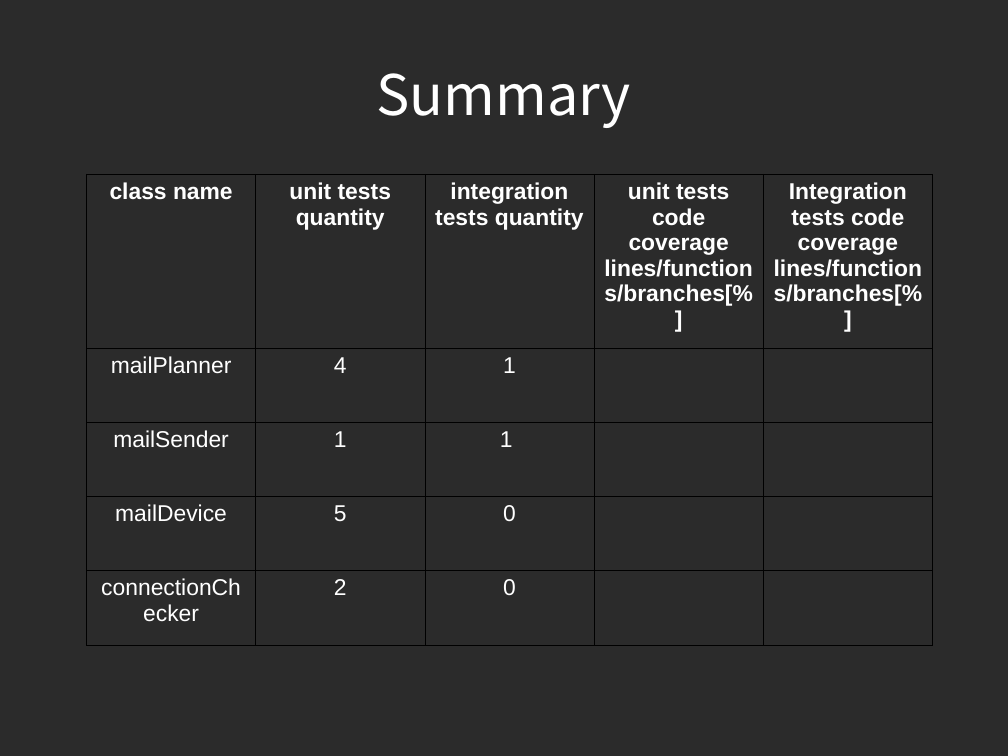
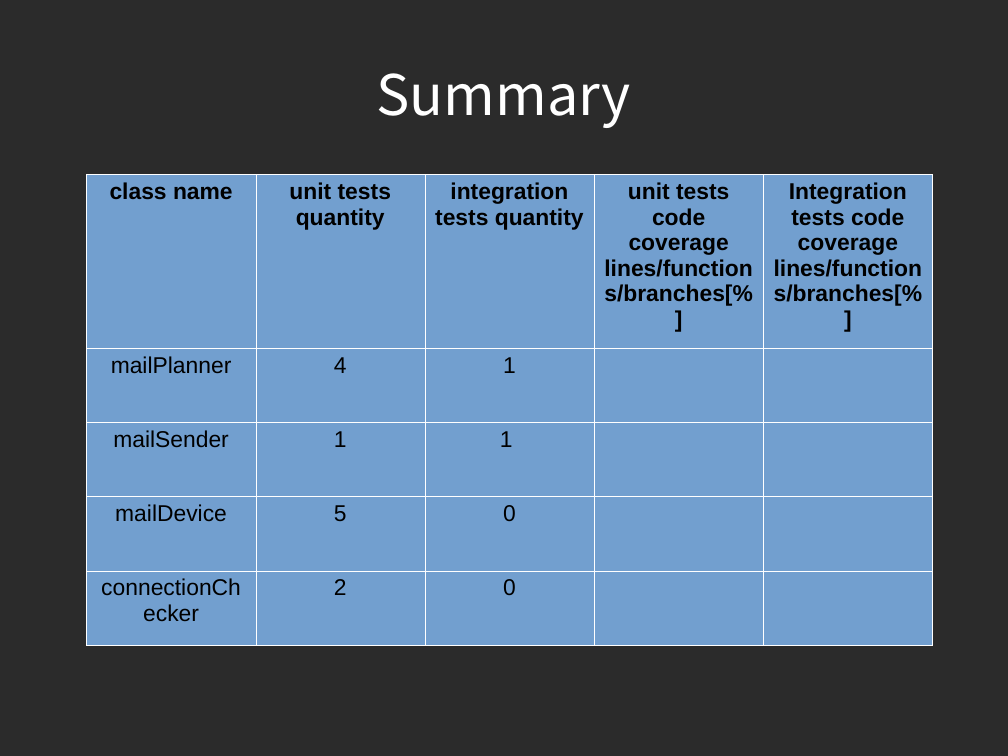
Before and after one commit to piotrek24061988/AutomaticTesting, a slide deck: slide 35 of module1/doc/AutomatedTesting2.odp. Drawn at 1008x756 pixels with LibreOffice and Linux fonts; fonts in the diff are those of the drawing; background and template pictures are left out; a plain dark background stands for a picture behind light text. Boxes give left, top, right and bottom in pixels: in the first picture for what was removed or moved away, otherwise in the second. Text is boxed around its words. In the diff, an @@ line names an element or a change of style, - is before the commit and + after.

```diff
--- a/module1/doc/AutomatedTesting2.odp
+++ b/module1/doc/AutomatedTesting2.odp
@@ table at (87,174,933,599) @@
@@ fill none to #729FCF in 17 cells @@
@@ text colour #FFFFFF to #000000 @@
@@ borders changed @@
```
Also in this commit, not shown: 19 other slides changed.
